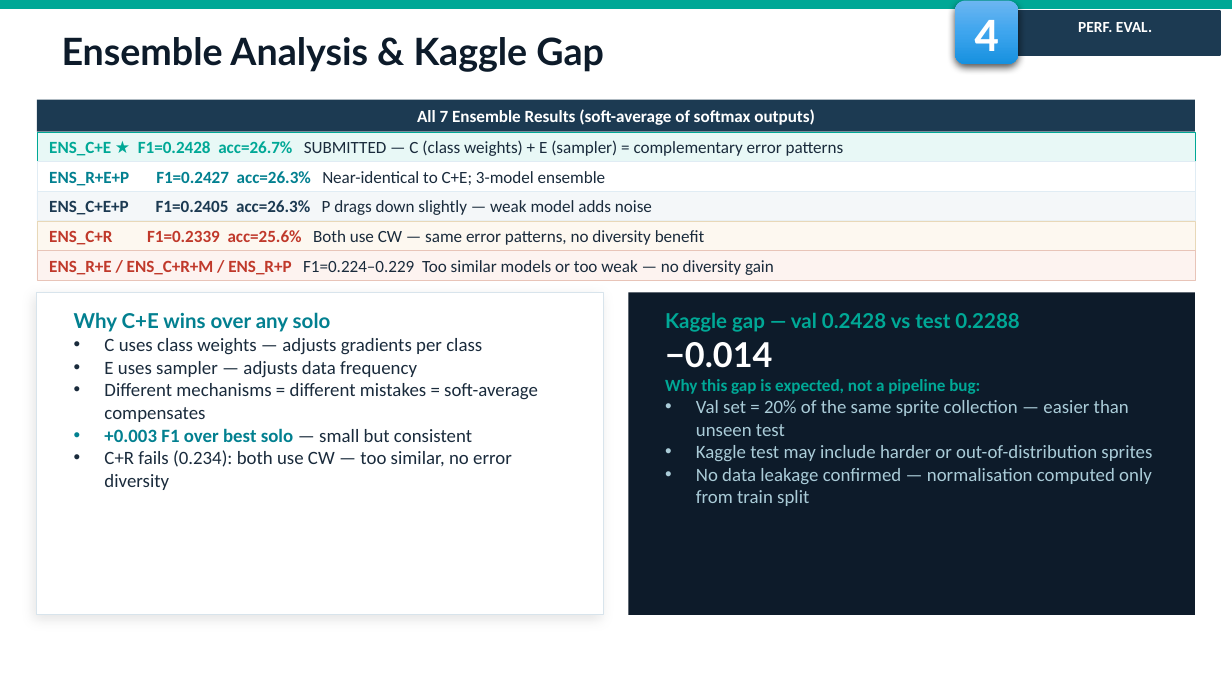
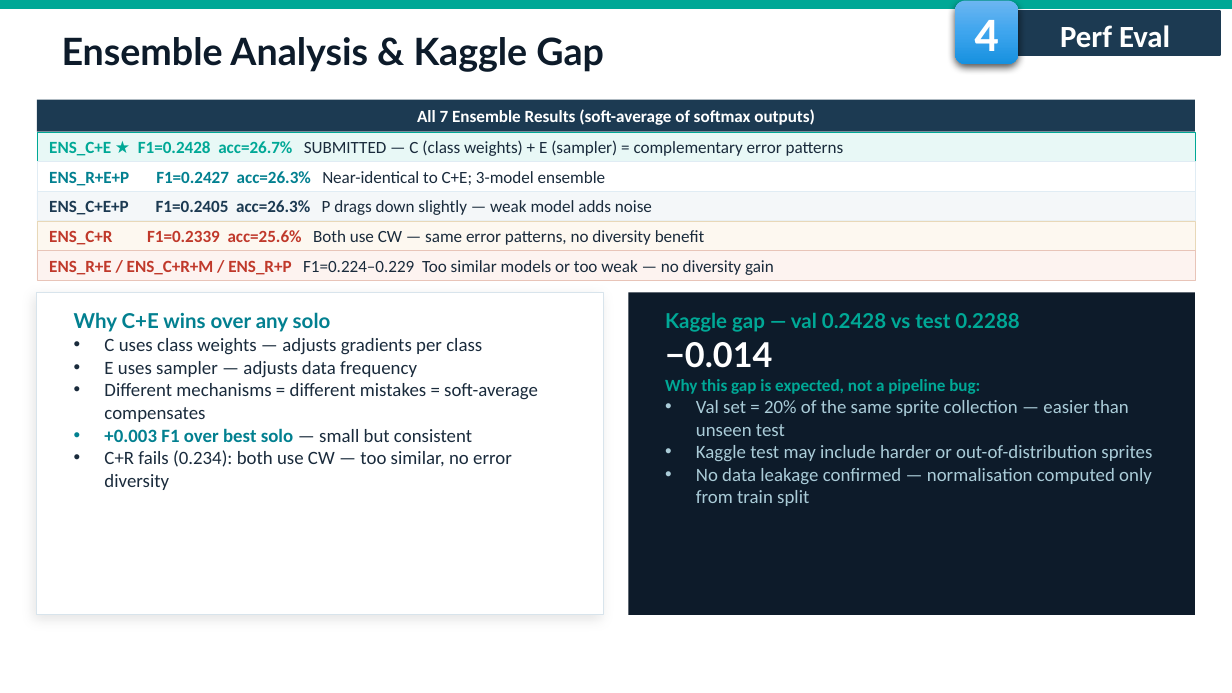
Before and after one commit to fmssilva/DL_Proj, a slide deck: slide 27 of assignment_1/task1/Task1_report.pptx. Drawn at 1232x693 pixels with LibreOffice and Linux fonts; fonts in the diff are those of the drawing; background and template pictures are left out. Boxes give left, top, right and bottom in pixels: in the first picture for what was removed or moved away, otherwise in the second. Text is boxed around its words. In the diff, an @@ line names an element or a change of style, - is before the commit and + after.

```diff
--- a/assignment_1/task1/Task1_report.pptx
+++ b/assignment_1/task1/Task1_report.pptx
@@ text in rectangle at [1060, 25, 1170, 48]: text changed; size 9 to 18 pt @@
-PERF. EVAL.
+Perf Eval
```
Also in this commit, not shown: 12 other slides changed.
